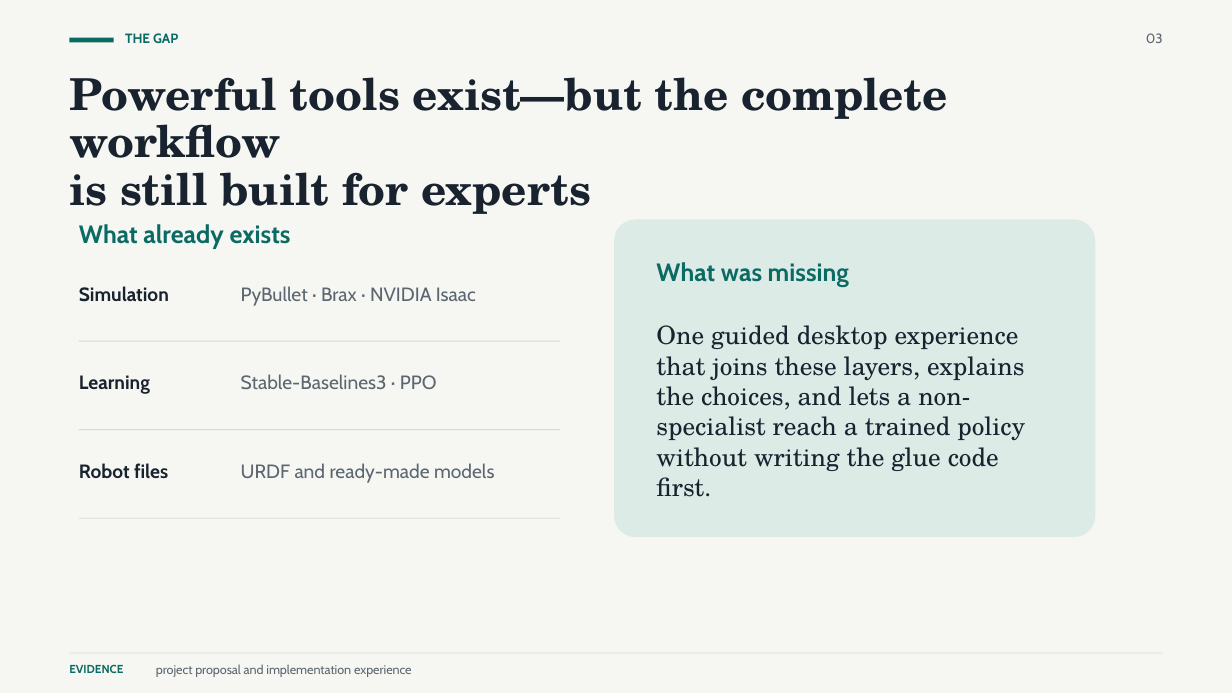
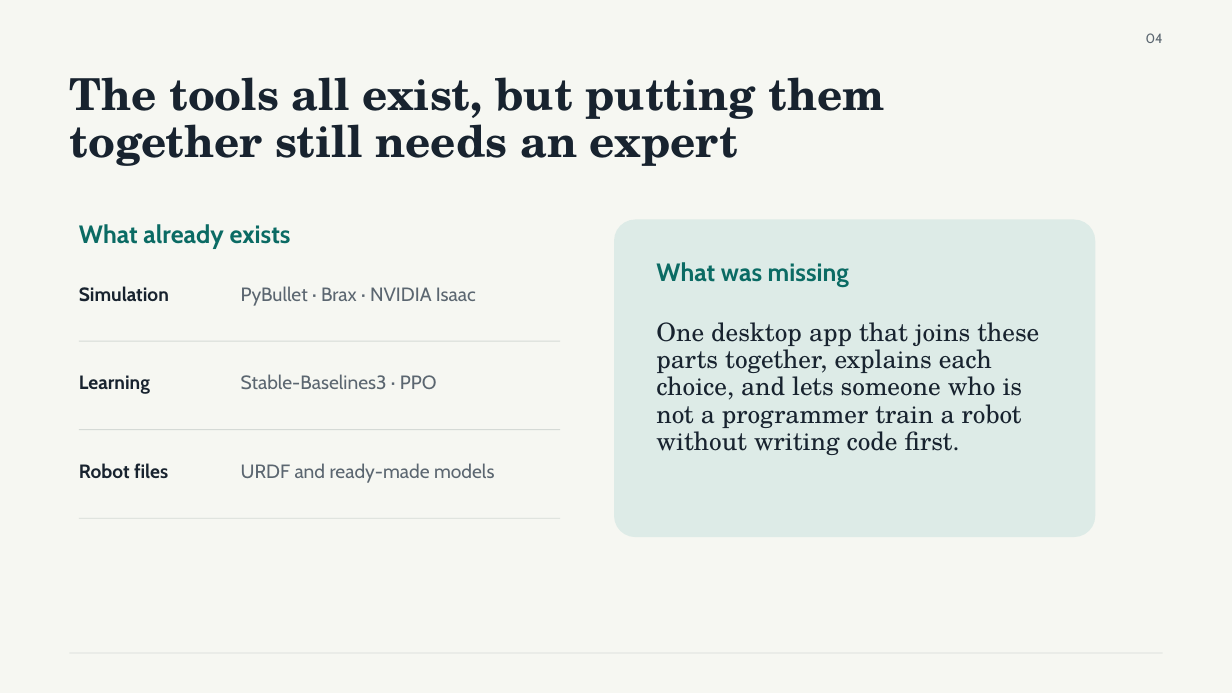
Before and after one commit to shivam675/rl-training-ground, a slide deck: slide 4 of EasyRTG_Final_Submission_Shivam_Chavan.pptx (slide 3 before the commit). Drawn at 1232x693 pixels with LibreOffice and Linux fonts; fonts in the diff are those of the drawing. Boxes give left, top, right and bottom in pixels: in the first picture for what was removed or moved away, otherwise in the second. Text is boxed around its words. In the diff, an @@ line names an element or a change of style, - is before the commit and + after.

```diff
--- a/EasyRTG_Final_Submission_Shivam_Chavan.pptx
+++ b/EasyRTG_Final_Submission_Shivam_Chavan.pptx
@@ rectangle removed at (69,38,114,43) @@
@@ text removed at (125,33,178,43) @@
-THE GAP
@@ text at (1146,33,1163,43): text changed @@
-03
+04
@@ text at (69,77,885,166): text changed @@
-Powerful tools exist—but the complete workflow
-is still built for experts
+The tools all exist, but putting them
+together still needs an expert
@@ text at (656,322,1039,455): text changed @@
-One guided desktop experience that joins these layers, explains the choices, and lets a non-specialist reach a trained policy without writing the glue code first.
+One desktop app that joins these parts together, explains each choice, and lets someone who is not a programmer train a robot without writing code first.
@@ text removed at (69,664,123,673) @@
-EVIDENCE
@@ text removed at (156,664,412,677) @@
-project proposal and implementation experience
```
Also in this commit, not shown: 9 other slides changed, 23 slides added, 3 slides removed, 43 other files.
